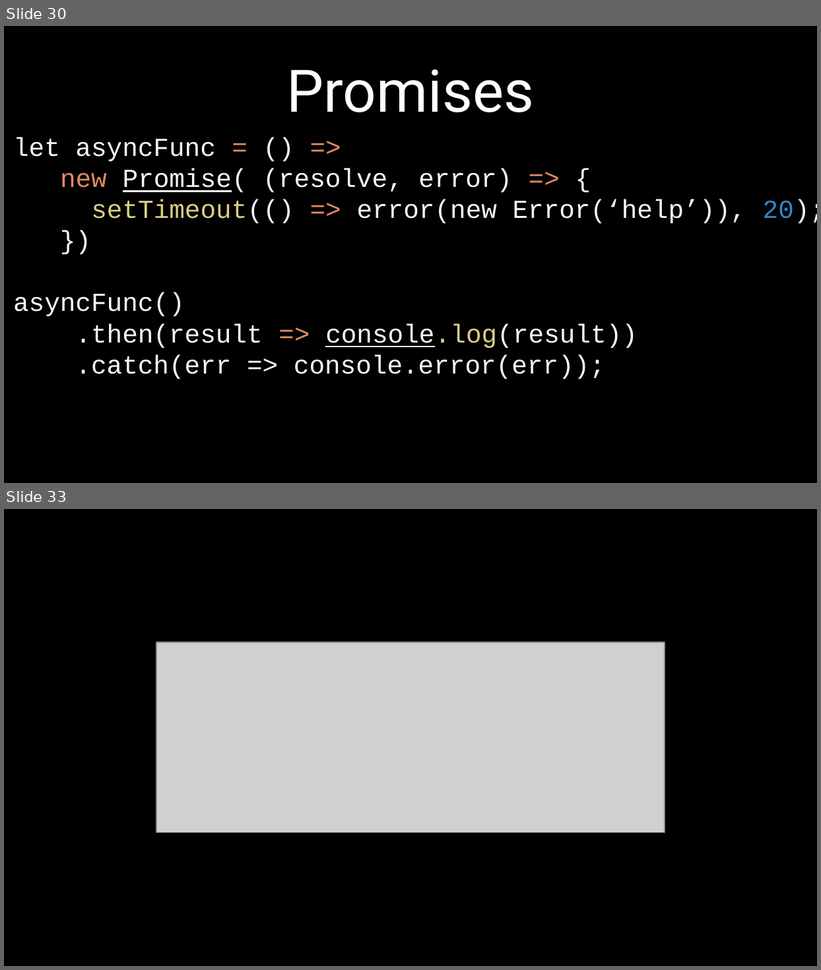
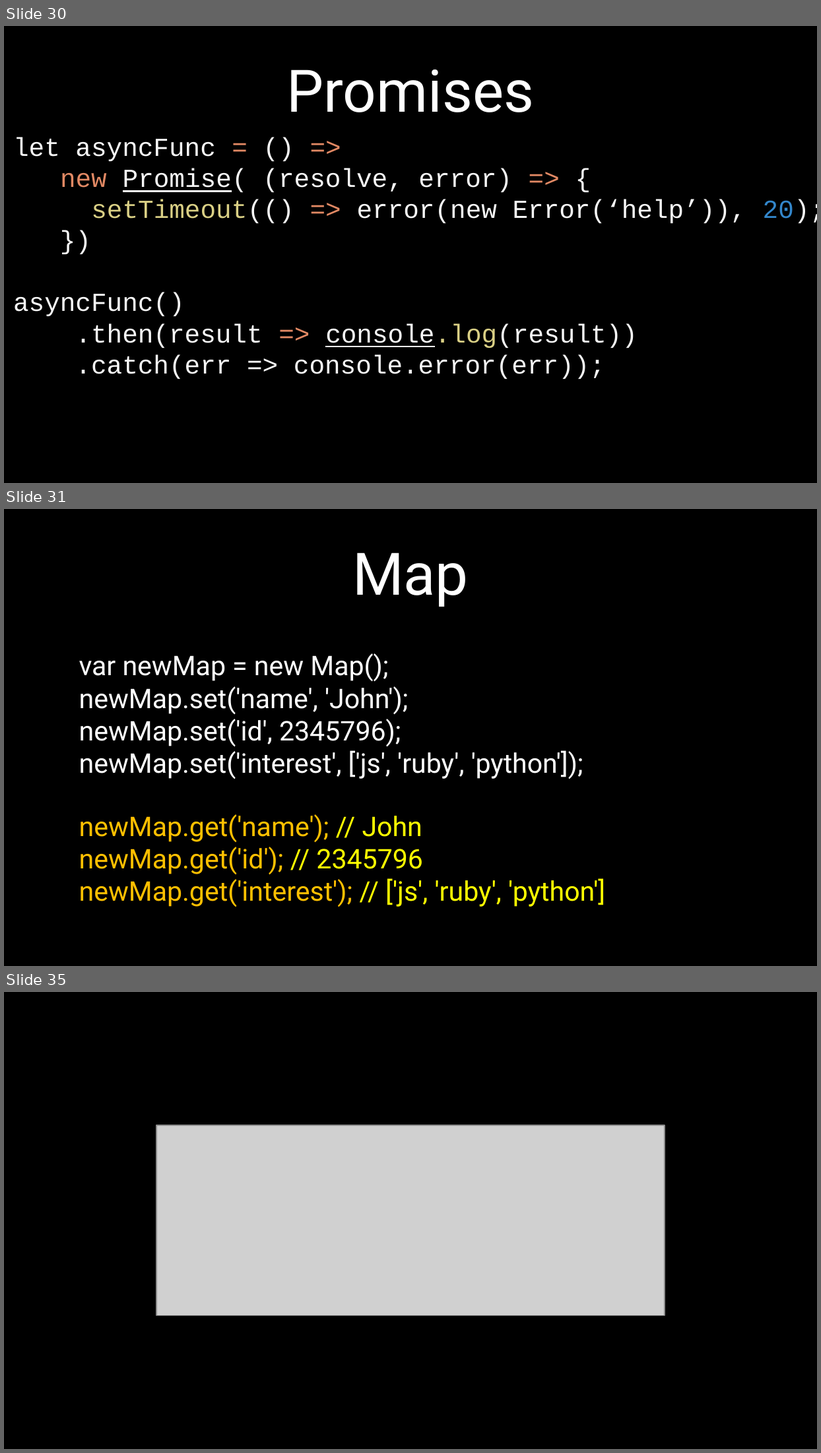
Before and after one commit to petereijgermans11/frontend-cursus, a slide deck: frontend-cursus/ 4 - ECMAScript 6 node-browser.pptx. Shown one above the other, each under a label of ours: slides 30 and 33 before the commit, slides 30, 31 and 35 after it; the slides between them are not shown. The pictures are 821x970 and 821x1453 pixels, drawn with LibreOffice and Linux fonts; fonts in the diff are those of the drawing; grey boxes stand for pictures. Boxes give left, top, right and bottom in pixels: in the first picture for what was removed or moved away, otherwise in the second. Text is boxed around its words. In the diff, an @@ line names an element or a change of style, - is before the commit and + after.

```diff
--- a/frontend-cursus/ 4 - ECMAScript 6 node-browser.pptx
+++ b/frontend-cursus/ 4 - ECMAScript 6 node-browser.pptx
@@ slide 31 added at [4, 509, 817, 966], background #000000 @@
@@ title added at [352, 553, 469, 607], 52 pt, text #FFFFFF @@
+Map
@@ text added at [79, 654, 605, 908], 24 pt, text #FFFFFF @@
+var newMap = new Map();
+newMap.set('name', 'John');
+newMap.set('id', 2345796);
+newMap.set('interest', ['js', 'ruby', 'python']);
+newMap.get('name'); // John
+newMap.get('id'); // 2345796
+newMap.get('interest'); // ['js', 'ruby', 'python']
@@ what was slide 33 is now slide 35 @@
```
Also in this commit, not shown: 7 slides changed, 1 other slide added, 1 other file.
